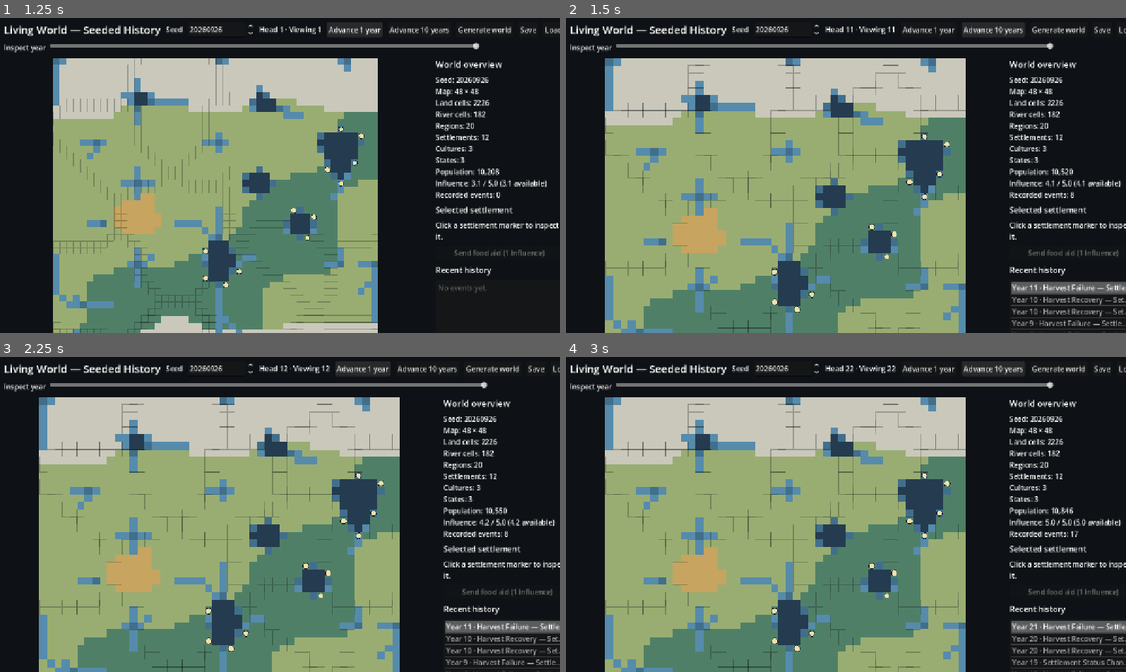
Above: before the commit, frames 1-4 (two rows, left to right).
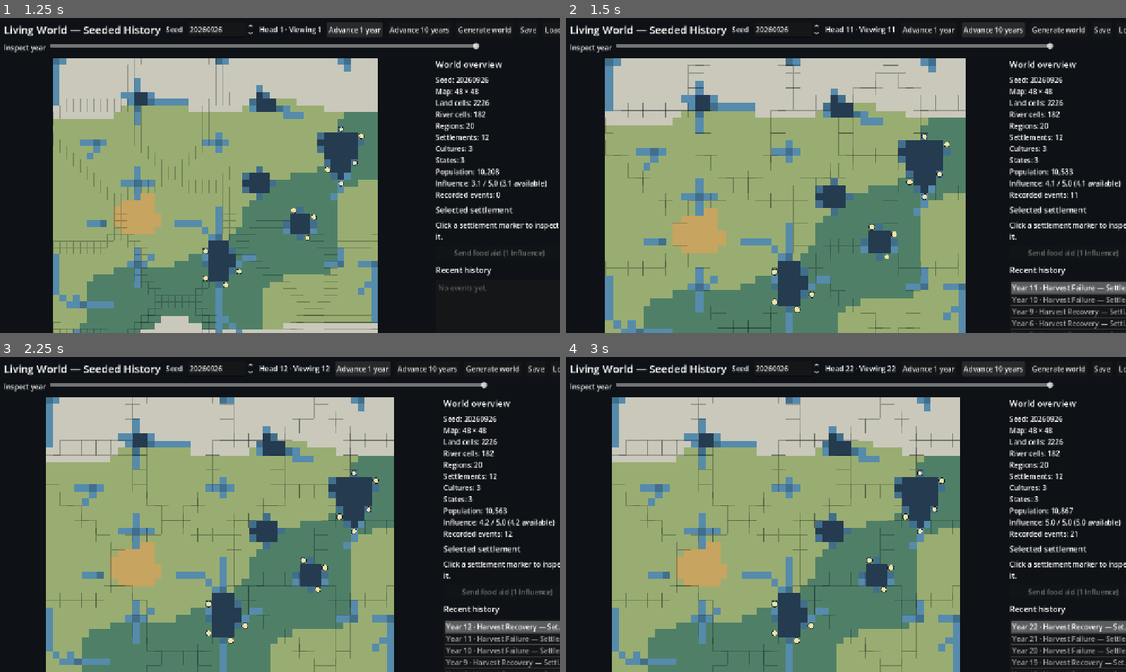
Above: after the commit, the same moments.

Repository: imattau/living-world
Game: Godot game, scene res://scenes/main.tscn
Two runs of this game, one before a commit and one after it. Both use one fixed random seed, a clock stepped at 60 frames per second and the inputs below.
Inputs:
- Up to frame 1 (1.25 s): click "Advance 1 year" at 0.5 s
- Up to frame 2 (1.5 s): click "Advance 10 years" at 1.25 s
- Up to frame 3 (2.25 s): click "Advance 1 year" at 2 s
- Up to frame 4 (3 s): click "Advance 10 years" at 2.75 s

Frame 1 is identical in both runs. In frame 2, 0.4% of the frame differs, in the area x 82-100%, y 47-100%; in frame 3, 13%; in frame 4, 13%, in the area x 6-100%, y 12-100%.

Commit message:
Evaluate food aid intervention outcomes

Diff:
--- /dev/null
+++ b/scripts/evaluation/evaluate_food_aid.gd
@@ -0,0 +1,130 @@
+extends SceneTree
+
+const WORLD_COUNT := 20
+const YEARS_TO_SIMULATE := 250
+const INTERVENTION_YEAR := 100
+const FIRST_SEED := 26_092_600
+
+func _initialize() -> void:
+	call_deferred("_run_evaluation")
+
+func _run_evaluation() -> void:
+	var rows: Array[Dictionary] = []
+	for world_index in WORLD_COUNT:
+		var seed_value := FIRST_SEED + world_index * 1_009
+		var control := WorldGenerator.new().generate(seed_value)
+		var treated := WorldGenerator.new().generate(seed_value)
+		var engine := SimulationEngine.new()
+		engine.advance_years(control, INTERVENTION_YEAR)
+		engine.advance_years(treated, INTERVENTION_YEAR)
+		var target_id := _most_food_stressed_settlement(control)
+		var queue_result := engine.queue_food_relief(treated, target_id)
+		engine.advance_years(control, YEARS_TO_SIMULATE - INTERVENTION_YEAR)
+		engine.advance_years(treated, YEARS_TO_SIMULATE - INTERVENTION_YEAR)
+		rows.append(_compare_pair(seed_value, target_id, control, treated, bool(queue_result.get("ok", false))))
+		print(JSON.stringify(rows[-1]))
+	print("FOOD_AID_SUMMARY " + JSON.stringify(_summarize(rows)))
+	quit()
+
+func _most_food_stressed_settlement(world: WorldState) -> int:
+	var selected_id := -1
+	var lowest_coverage := INF
+	var most_stress_years := -1
+	for settlement_value in world.settlements.values():
+		var settlement: SettlementData = settlement_value
+		if settlement.status == SettlementData.STATUS_ABANDONED or settlement.population <= 0:
+			continue
+		if (
+			settlement.food_coverage < lowest_coverage
+			or (is_equal_approx(settlement.food_coverage, lowest_coverage) and settlement.years_in_food_stress > most_stress_years)
+			or (is_equal_approx(settlement.food_coverage, lowest_coverage) and settlement.years_in_food_stress == most_stress_years and settlement.id < selected_id)
+		):
+			selected_id = settlement.id
+			lowest_coverage = settlement.food_coverage
+			most_stress_years = settlement.years_in_food_stress
+	return selected_id
+
+func _compare_pair(seed_value: int, target_id: int, control: WorldState, treated: WorldState, queued: bool) -> Dictionary:
+	var control_target: SettlementData = control.settlements[target_id]
+	var treated_target: SettlementData = treated.settlements[target_id]
+	var applied := 0
+	var failed := 0
+	var target_famines_control := 0
+	var target_famines_treated := 0
+	for event in control.events:
+		if event.type == "famine_began" and target_id in event.subject_ids:
+			target_famines_control += 1
+	for event in treated.events:
+		if event.type == "intervention_applied" and int(event.facts.get("target_settlement_id", target_id)) == target_id:
+			applied += 1
+		elif event.type == "intervention_failed":
+			failed += 1
+		if event.type == "famine_began" and target_id in event.subject_ids:
+			target_famines_treated += 1
+	return {
+		"seed": seed_value,
+		"simulation_version": treated.simulation_version,
+		"target_settlement_id": target_id,
+		"target_population_at_year_250_control": control_target.population,
+		"target_population_at_year_250_treated": treated_target.population,
+		"target_population_difference": treated_target.population - control_target.population,
+		"target_survived_control": control_target.status != SettlementData.STATUS_ABANDONED,
+		"target_survived_treated": treated_target.status != SettlementData.STATUS_ABANDONED,
+		"target_food_stress_streak_control": control_target.years_in_food_stress,
+		"target_food_stress_streak_treated": treated_target.years_in_food_stress,
+		"target_famine_events_control": target_famines_control,
+		"target_famine_events_treated": target_famines_treated,
+		"intervention_queued": queued,
+		"intervention_applied": applied,
+		"intervention_failed": failed,
+	}
+
+func _summarize(rows: Array[Dictionary]) -> Dictionary:
+	var population_differences: Array[int] = []
+	var stress_differences: Array[int] = []
+	var population_up := 0
+	var population_down := 0
+	var population_equal := 0
+	var queued := 0
+	var applied := 0
+	var failed := 0
+	var target_famines_control := 0
+	var target_famines_treated := 0
+	var seeds_with_target_famine_control := 0
+	var seeds_with_target_famine_treated := 0
+	var survival_control := 0
+	var survival_treated := 0
+	for row in rows:
+		var population_difference := int(row["target_population_difference"])
+		var stress_difference := int(row["target_food_stress_streak_treated"]) - int(row["target_food_stress_streak_control"])
+		population_differences.append(population_difference)
+		stress_differences.append(stress_difference)
+		population_up += 1 if population_difference > 0 else 0
+		population_down += 1 if population_difference < 0 else 0
+		population_equal += 1 if population_difference == 0 else 0
+		queued += 1 if bool(row["intervention_queued"]) else 0
+		applied += int(row["intervention_applied"])
+		failed += int(row["intervention_failed"])
+		target_famines_control += int(row["target_famine_events_control"])
+		target_famines_treated += int(row["target_famine_events_treated"])
+		seeds_with_target_famine_control += 1 if int(row["target_famine_events_control"]) > 0 else 0
+		seeds_with_target_famine_treated += 1 if int(row["target_famine_events_treated"]) > 0 else 0
+		survival_control += 1 if bool(row["target_survived_control"]) else 0
+		survival_treated += 1 if bool(row["target_survived_treated"]) else 0
+	population_differences.sort()
+	stress_differences.sort()
+	return {
+		"world_pairs": rows.size(),
+		"simulation_version": int(rows[0]["simulation_version"]),
+		"years_each": YEARS_TO_SIMULATE,
+		"intervention_year": INTERVENTION_YEAR,
+		"targets_queued": queued,
+		"interventions_applied": applied,
+		"interventions_failed": failed,
+		"target_population_difference_min_median_max": [population_differences[0], population_differences[population_differences.size() / 2], population_differences[-1]],
+		"targets_with_population_up_down_equal": [population_up, population_down, population_equal],
+		"target_food_stress_streak_difference_min_median_max": [stress_differences[0], stress_differences[stress_differences.size() / 2], stress_differences[-1]],
+		"target_survival_control_treated": [survival_control, survival_treated],
+		"target_famine_events_control_treated": [target_famines_control, target_famines_treated],
+		"seeds_with_target_famine_control_treated": [seeds_with_target_famine_control, seeds_with_target_famine_treated],
+	}
--- a/scripts/simulation/simulation_engine.gd
+++ b/scripts/simulation/simulation_engine.gd
@@ -101,7 +101,8 @@
 		world.influence -= cost
 		settlement.food_store += amount
 		_record_event(world, "intervention_applied", year, settlement.region_id, [settlement_id], {
-			"intervention": "food_relief", "influence_cost": cost, "food_added": amount,
+			"intervention": "food_relief", "target_settlement_id": settlement_id,
+			"influence_cost": cost, "food_added": amount,
 			"target_population": settlement.population,
 		})
 
--- a/scripts/world/world_state.gd
+++ b/scripts/world/world_state.gd
@@ -3,7 +3,7 @@
 
 var seed: int
 var generator_version: int = 1
-var simulation_version: int = 3
+var simulation_version: int = 4
 var year: int = 0
 var map: WorldMap
 var regions: Dictionary = {}
Not shown, changed: README.md
Not shown, added: docs/evaluation/food-aid-intervention.md
Not shown, changed: docs/technical-design-brief.md
Not shown, changed: docs/technical-design.md
